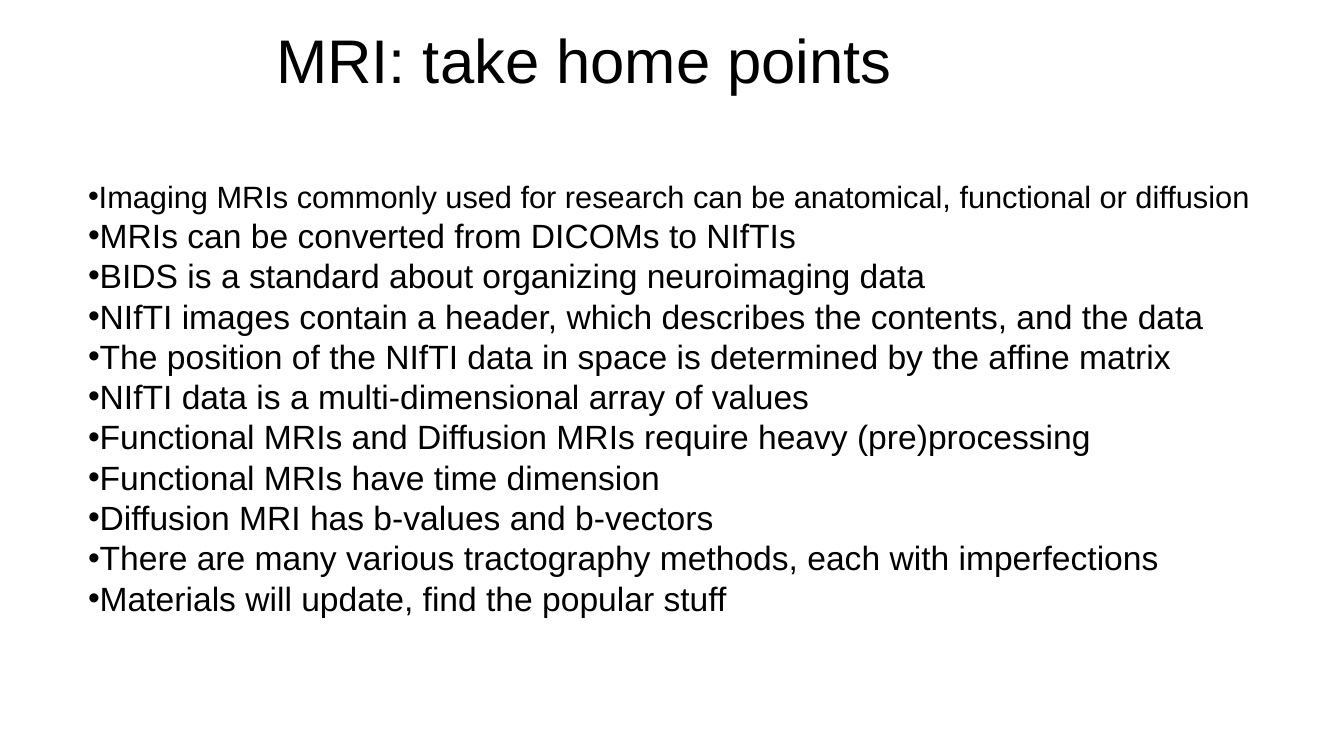
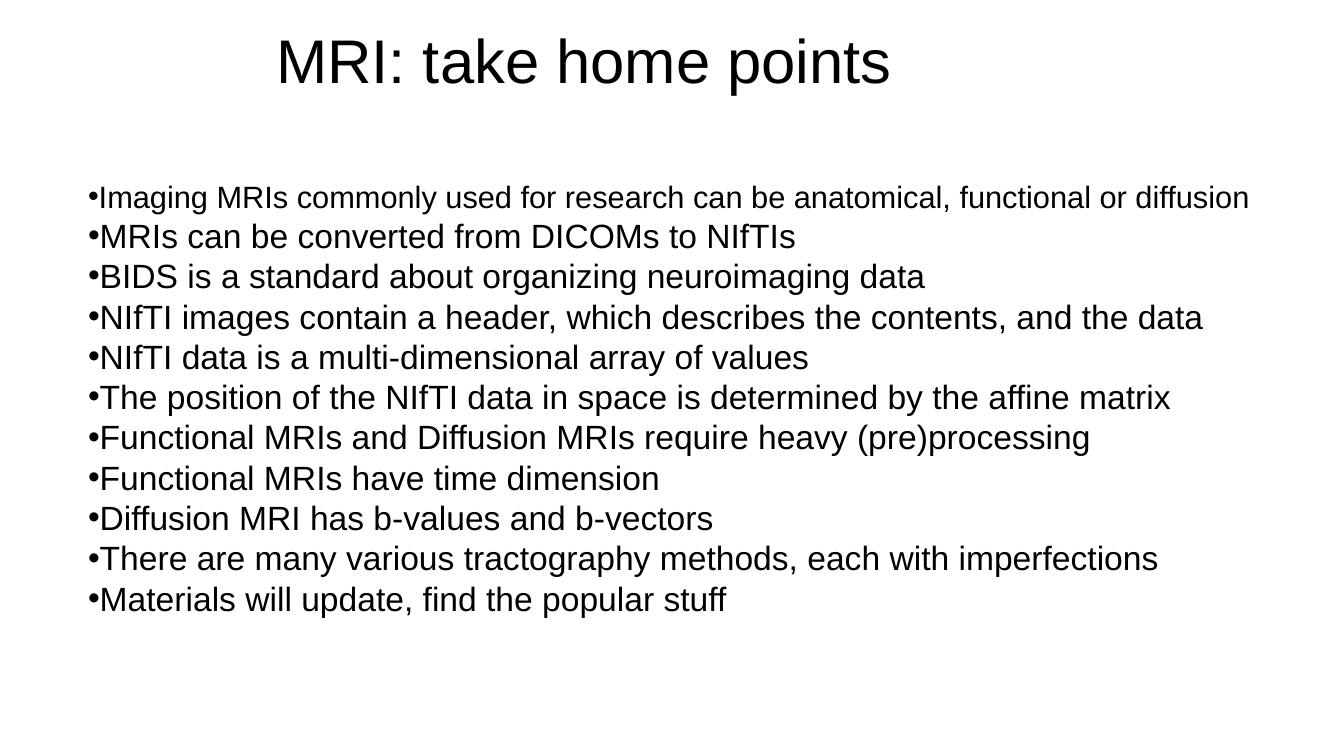
Before and after one commit to esciencecenter-digital-skills/medical-image-processing-materials, a slide deck: slide 18 of presentations/mri_lecture.pptx. Drawn at 1344x756 pixels with LibreOffice and Linux fonts; fonts in the diff are those of the drawing; background and template pictures are left out. Boxes give left, top, right and bottom in pixels: in the first picture for what was removed or moved away, otherwise in the second. Text is boxed around its words. In the diff, an @@ line names an element or a change of style, - is before the commit and + after.

```diff
--- a/presentations/mri_lecture.pptx
+++ b/presentations/mri_lecture.pptx
@@ text at (88,344,809,376): paragraph added @@
+• NIfTI data is a multi-dimensional array of values
@@ text at (88,384,809,416): paragraph removed @@
-• NIfTI data is a multi-dimensional array of values
```
Also in this commit, not shown: 2 other files.
